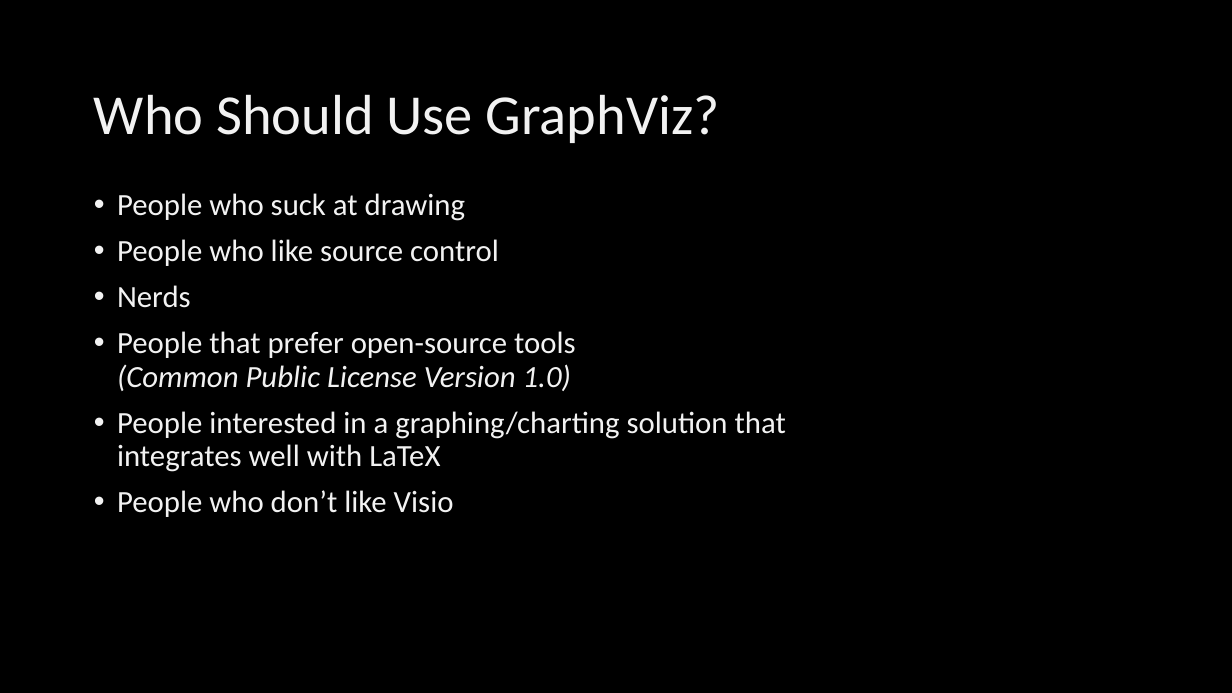
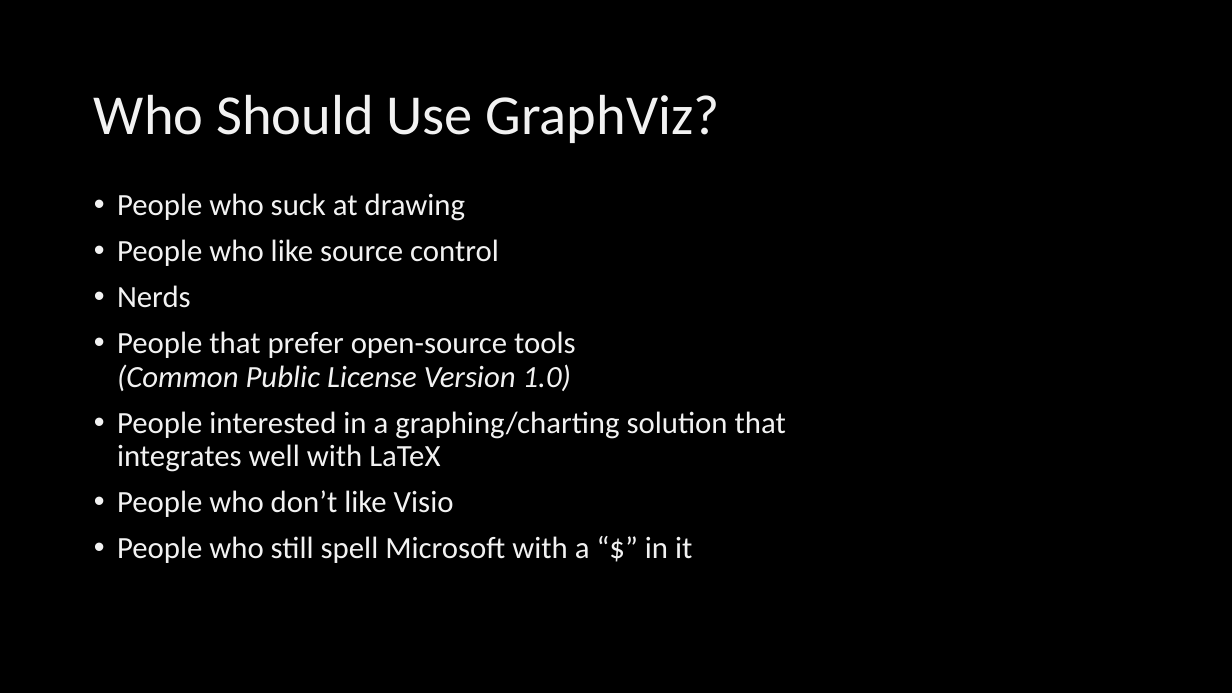
Before and after one commit to whoiskevinrich/GraphViz-LightningTalk, a slide deck: slide 21 of WVSE-GraphViz-Dot.pptx (slide 5 before the commit). Drawn at 1232x693 pixels with LibreOffice and Linux fonts; fonts in the diff are those of the drawing; background and template pictures are left out. Boxes give left, top, right and bottom in pixels: in the first picture for what was removed or moved away, otherwise in the second. Text is boxed around its words. In the diff, an @@ line names an element or a change of style, - is before the commit and + after.

Commit message:
renumbered dot files to match slide numbers, updated presentation because live demoing doesn't accomplish much and breaks. Added a reason to use GraphViz

```diff
--- a/WVSE-GraphViz-Dot.pptx
+++ b/WVSE-GraphViz-Dot.pptx
@@ text at [117,536,692,563]: paragraph added @@
+• People who still spell Microsoft with a “$” in it
```
Also in this commit, not shown: 1 other slide changed, 16 slides added, 32 other files.
